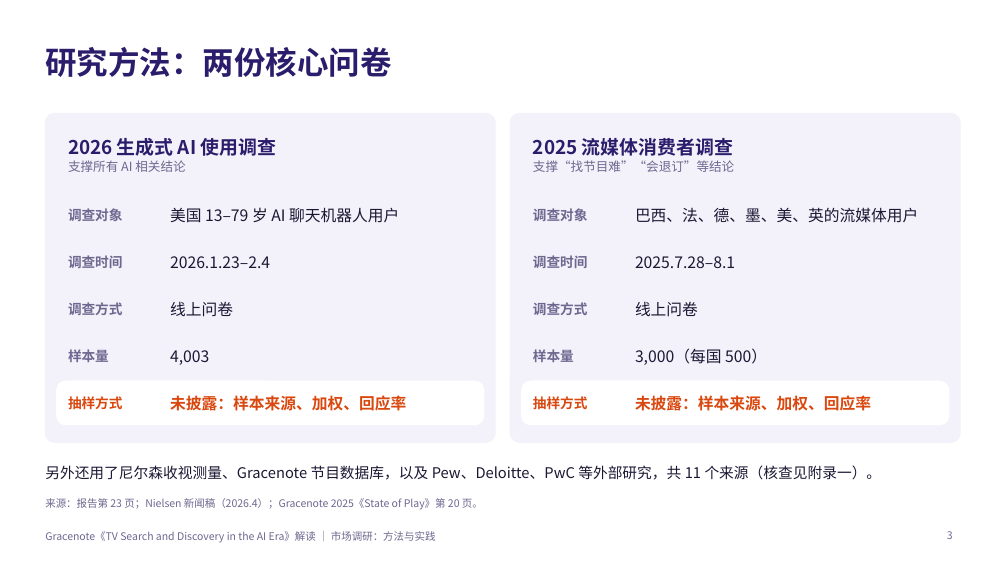
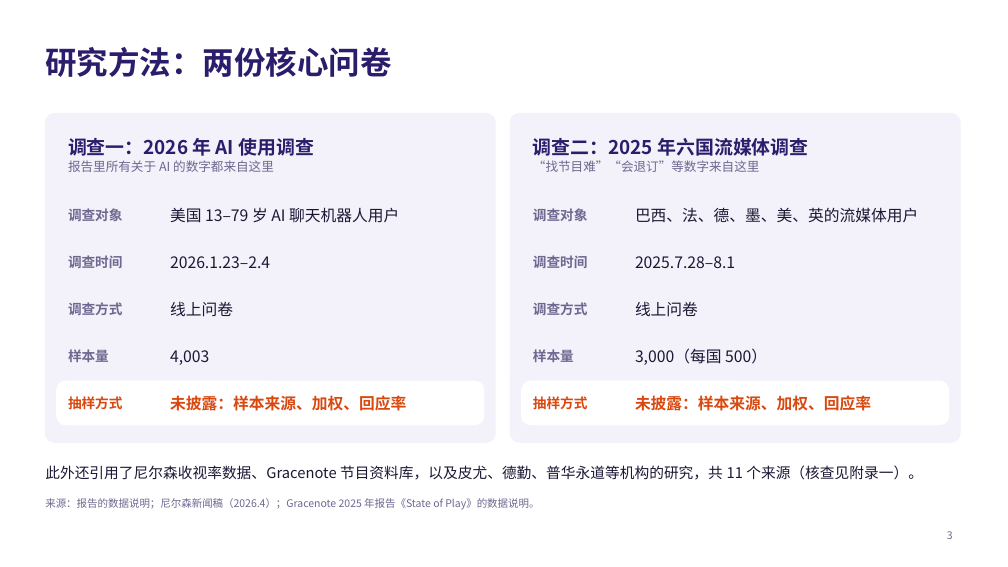
Before and after one commit to jayleo113/ppt, a slide deck: slide 3 of Gracenote_AI报告解读_课堂分享.pptx. Drawn at 1008x567 pixels with LibreOffice and Linux fonts; fonts in the diff are those of the drawing. Boxes give left, top, right and bottom in pixels: in the first picture for what was removed or moved away, otherwise in the second. Text is boxed around its words. In the diff, an @@ line names an element or a change of style, - is before the commit and + after.

```diff
--- a/Gracenote_AI报告解读_课堂分享.pptx
+++ b/Gracenote_AI报告解读_课堂分享.pptx
@@ text at (68, 138, 314, 172): text changed; size 18 to 12 pt; text colour #2B1D6B to #6E6890; bold off @@
-2026 生成式 AI 使用调查
-支撑所有 AI 相关结论
+调查一：2026 年 AI 使用调查
+报告里所有关于 AI 的数字都来自这里
@@ text at (533, 138, 808, 172): text changed @@
-2025 流媒体消费者调查
-支撑“找节目难”“会退订”等结论
+调查二：2025 年六国流媒体调查
+“找节目难”“会退订”等数字来自这里
@@ text at (45, 465, 923, 480): text changed @@
-另外还用了尼尔森收视测量、Gracenote 节目数据库，以及 Pew、Deloitte、PwC 等外部研究，共 11 个来源（核查见附录一）。
+此外还引用了尼尔森收视率数据、Gracenote 节目资料库，以及皮尤、德勤、普华永道等机构的研究，共 11 个来源（核查见附录一）。
@@ text at (45, 498, 539, 510): text changed @@
-来源：报告第 23 页；Nielsen 新闻稿（2026.4）；Gracenote 2025《State of Play》第 20 页。
+来源：报告的数据说明；尼尔森新闻稿（2026.4）；Gracenote 2025 年报告《State of Play》的数据说明。
@@ text removed at (45, 531, 436, 543) @@
-Gracenote《TV Search and Discovery in the AI Era》解读 ｜ 市场调研：方法与实践
```
Also in this commit, not shown: 11 other slides changed, 4 other files.
